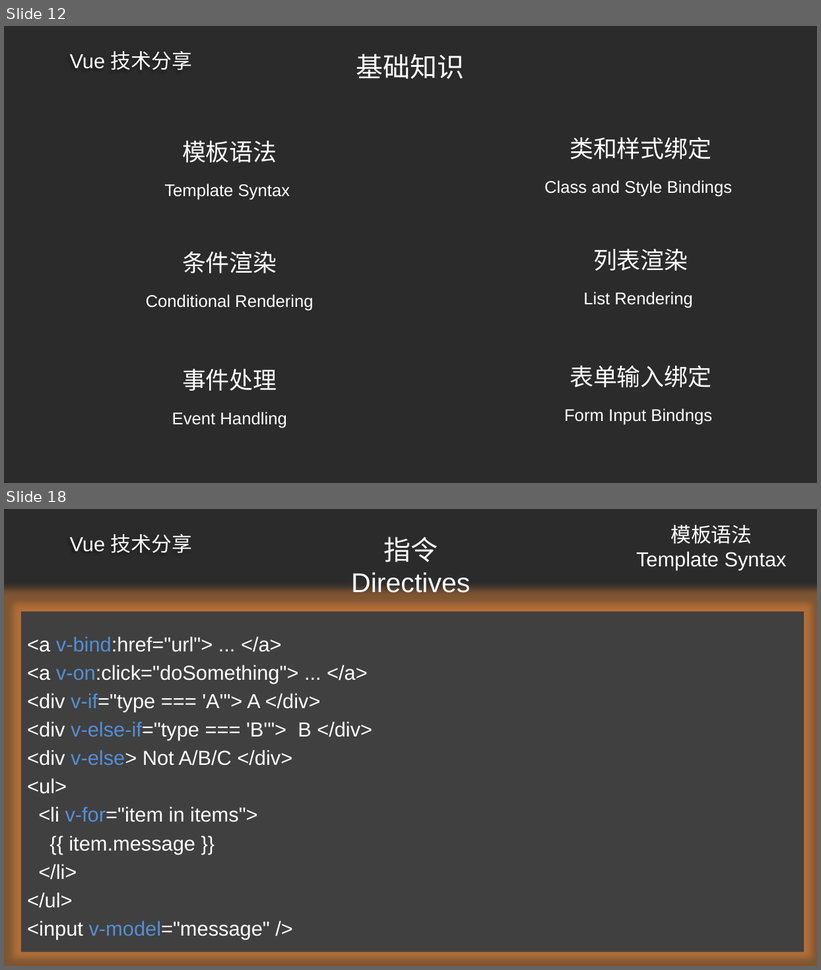
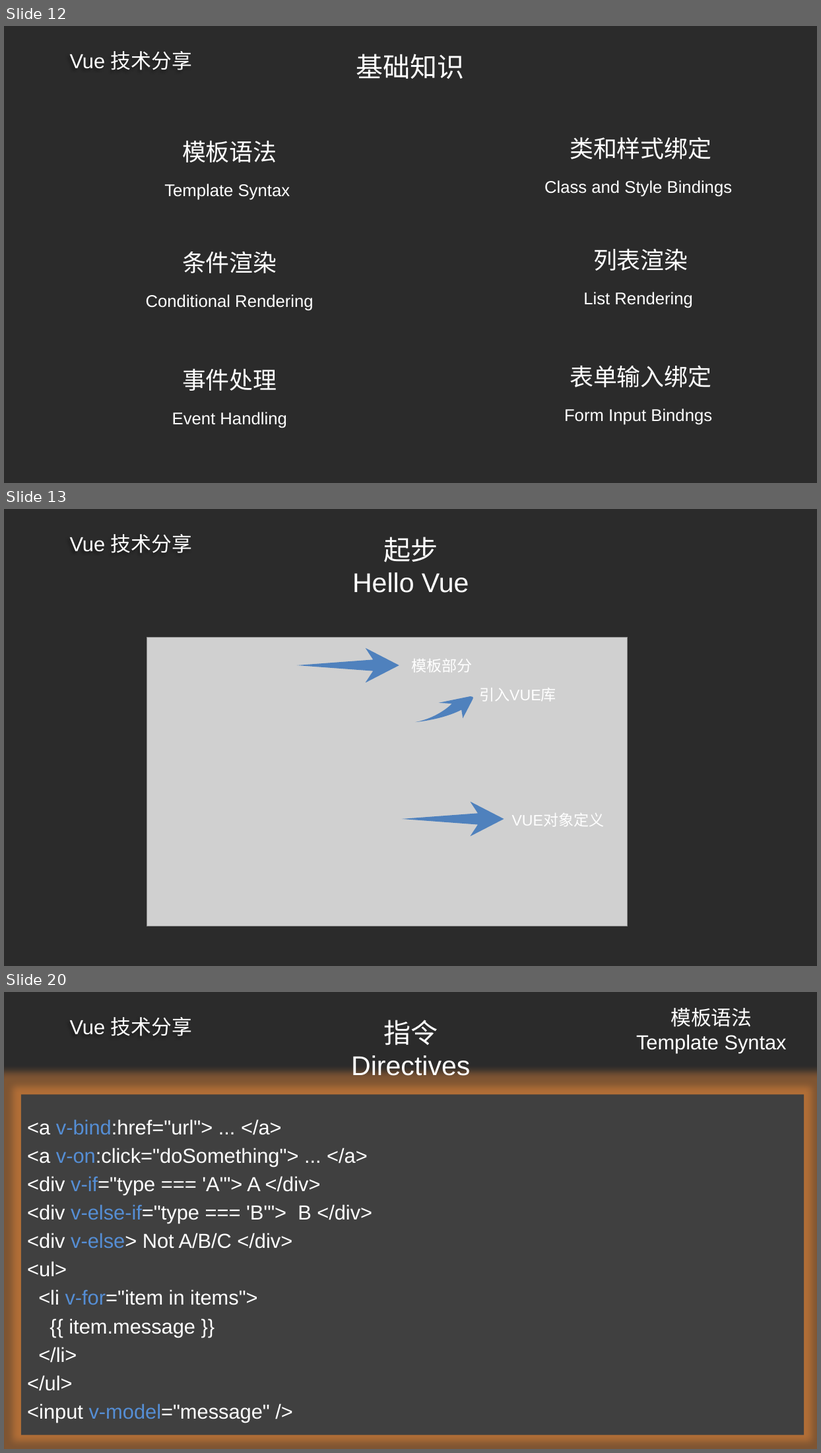
Before and after one commit to ldjdd/traing-library, a slide deck: vue/演示文稿.pptx. Shown one above the other, each under a label of ours: slides 12 and 18 before the commit, slides 12, 13 and 20 after it; the slides between them are not shown. The pictures are 821x970 and 821x1453 pixels, drawn with LibreOffice and Linux fonts; fonts in the diff are those of the drawing; grey boxes stand for pictures; background and template pictures are left out; a plain dark background stands for a picture behind light text. Boxes give left, top, right and bottom in pixels: in the first picture for what was removed or moved away, otherwise in the second. Text is boxed around its words. In the diff, an @@ line names an element or a change of style, - is before the commit and + after.

```diff
--- a/vue/演示文稿.pptx
+++ b/vue/演示文稿.pptx
@@ slide 13 added at (4,509,817,966), background picture (left out); not listed: 1 template element that a slide beside it also shows @@
@@ title added at (352,537,469,593), 32 pt, text #FFFFFF @@
+起步
+Hello Vue
@@ picture added at (147,637,628,926) @@
@@ freeform shape added at (297,648,399,683), fill #4F81BD @@
@@ text added at (411,659,472,672), 18 pt, text #FFFFFF @@
+模板部分
@@ freeform shape added at (416,697,474,722), fill #4F81BD @@
@@ text added at (479,688,556,701), 18 pt, text #FFFFFF @@
+引入VUE库
@@ freeform shape added at (402,802,504,836), fill #4F81BD @@
@@ text added at (512,814,605,826), 18 pt, text #FFFFFF @@
+VUE对象定义
@@ what was slide 18 is now slide 20 @@
```
Also in this commit, not shown: 5 slides changed, 3 other slides added, 1 slide removed.
